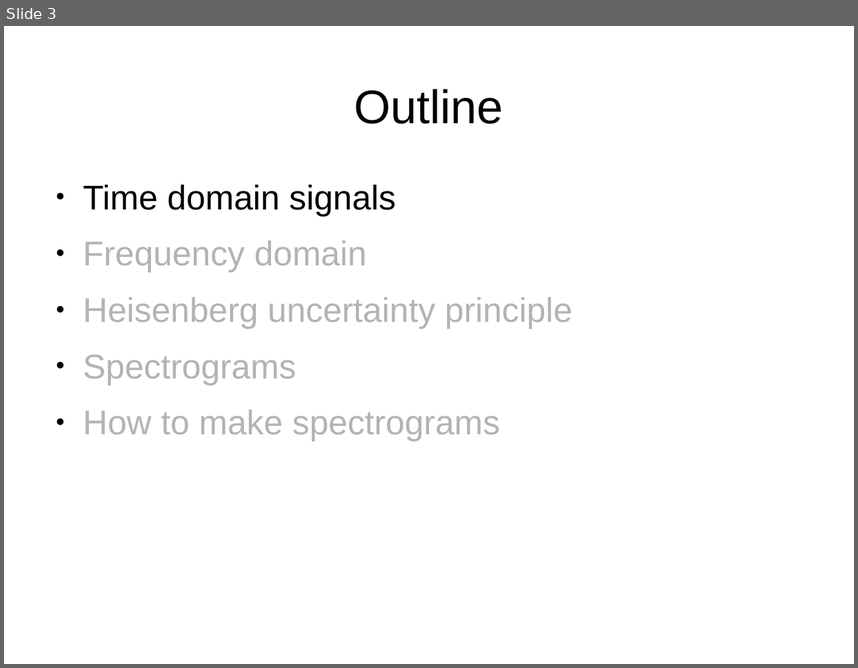
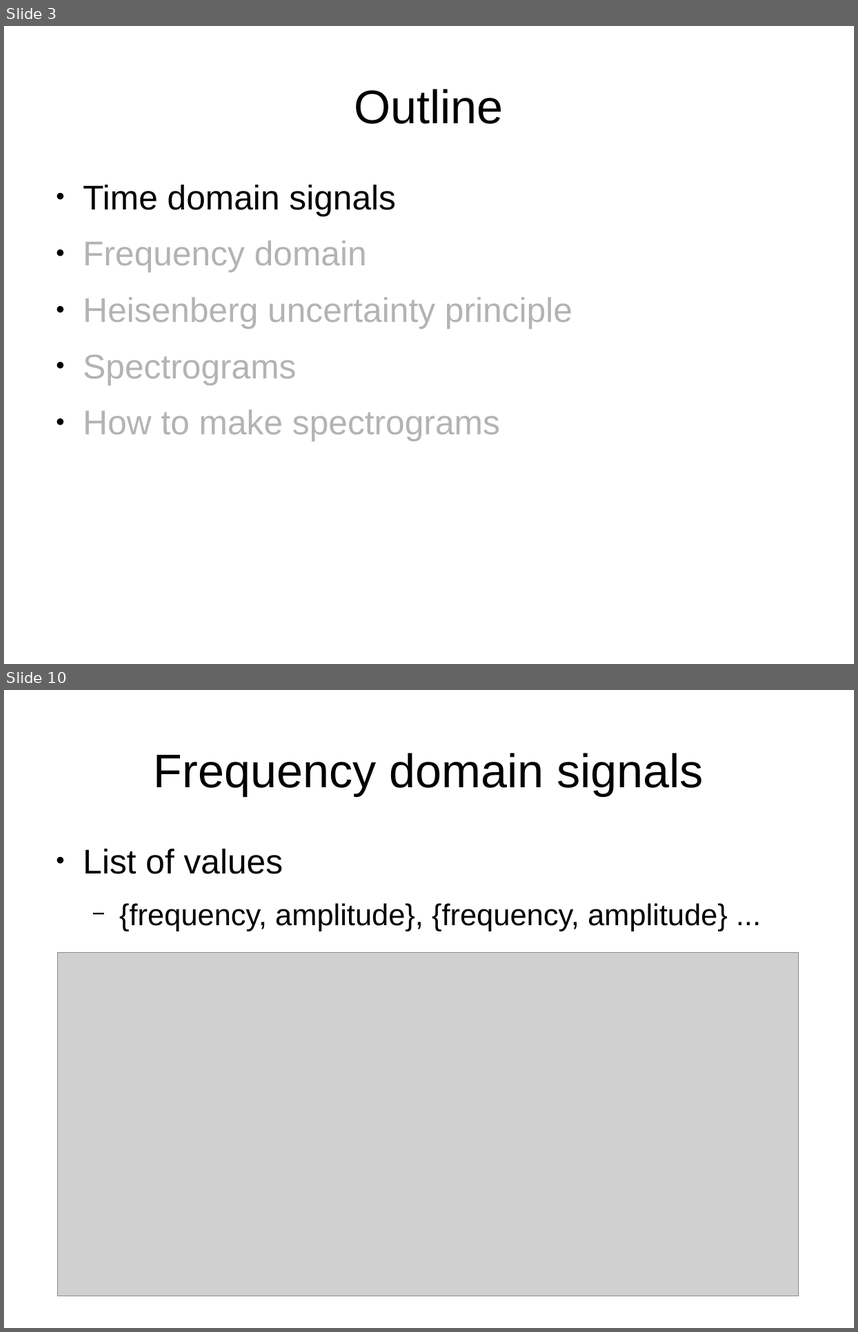
Before and after one commit to weegreenblobbie/sd_audio_hackers, a slide deck: spectrograms_explained/presentation_spectrograms_explained.odp. Shown one above the other, each under a label of ours: slide 3 before the commit, slides 3 and 10 after it; the slides between them are not shown. The pictures are 858x668 and 858x1332 pixels, drawn with LibreOffice and Linux fonts; fonts in the diff are those of the drawing; grey boxes stand for pictures. Boxes give left, top, right and bottom in pixels: in the first picture for what was removed or moved away, otherwise in the second. Text is boxed around its words. In the diff, an @@ line names an element or a change of style, - is before the commit and + after.

```diff
--- a/spectrograms_explained/presentation_spectrograms_explained.odp
+++ b/spectrograms_explained/presentation_spectrograms_explained.odp
@@ slide 10 added at (x1=4, y1=690, x2=854, y2=1328), background #FFFFFF @@
@@ title added at (x1=154, y1=753, x2=704, y2=796), 44 pt, text #000000 @@
+Frequency domain signals
@@ text added at (x1=83, y1=849, x2=728, y2=931), 28 pt, text #000000 @@
+● List of values
+  − {frequency, amplitude}, {frequency, amplitude} ...
@@ picture added at (x1=58, y1=952, x2=799, y2=1297) @@
```
Also in this commit, not shown: 1 slide changed, 6 other slides added.
